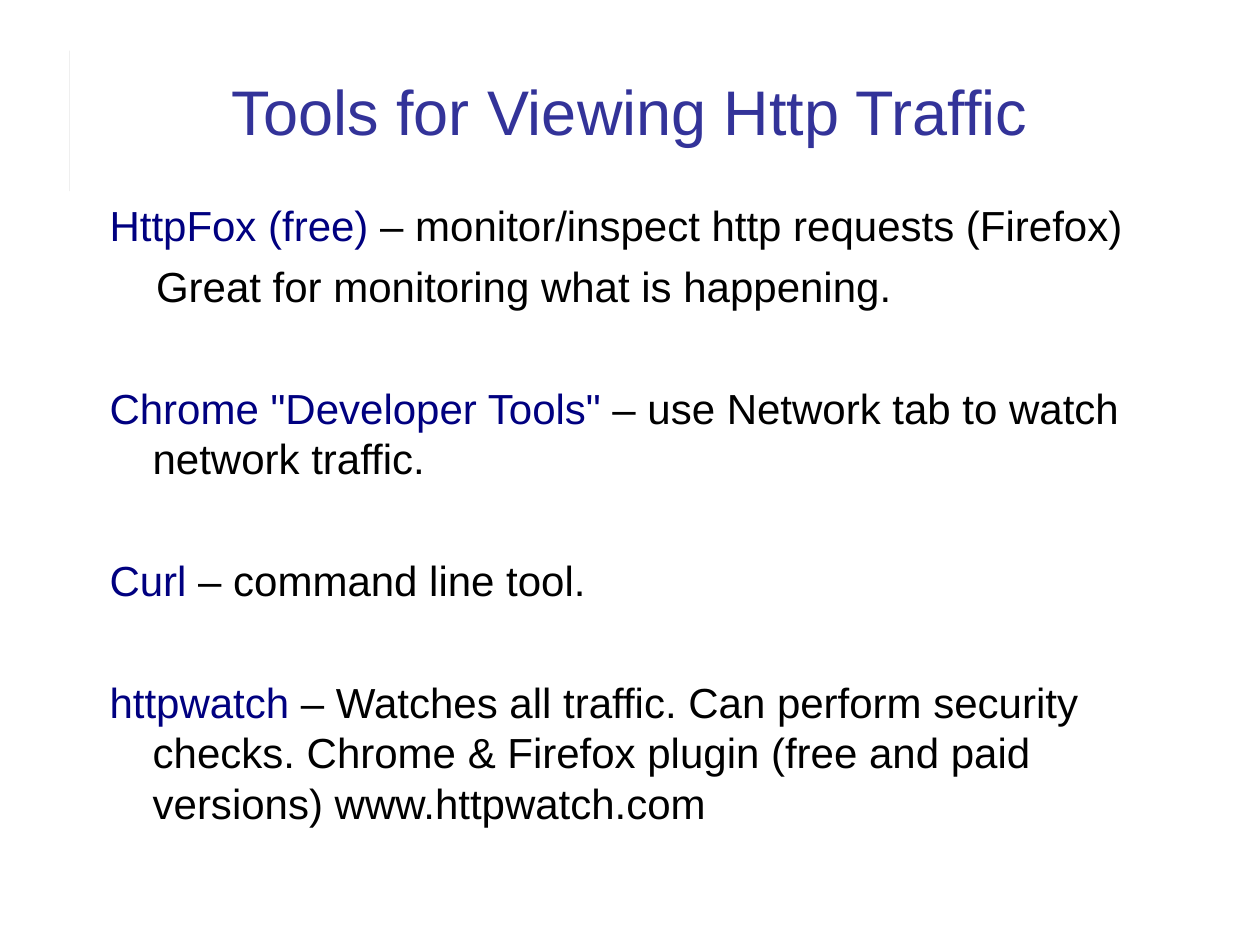
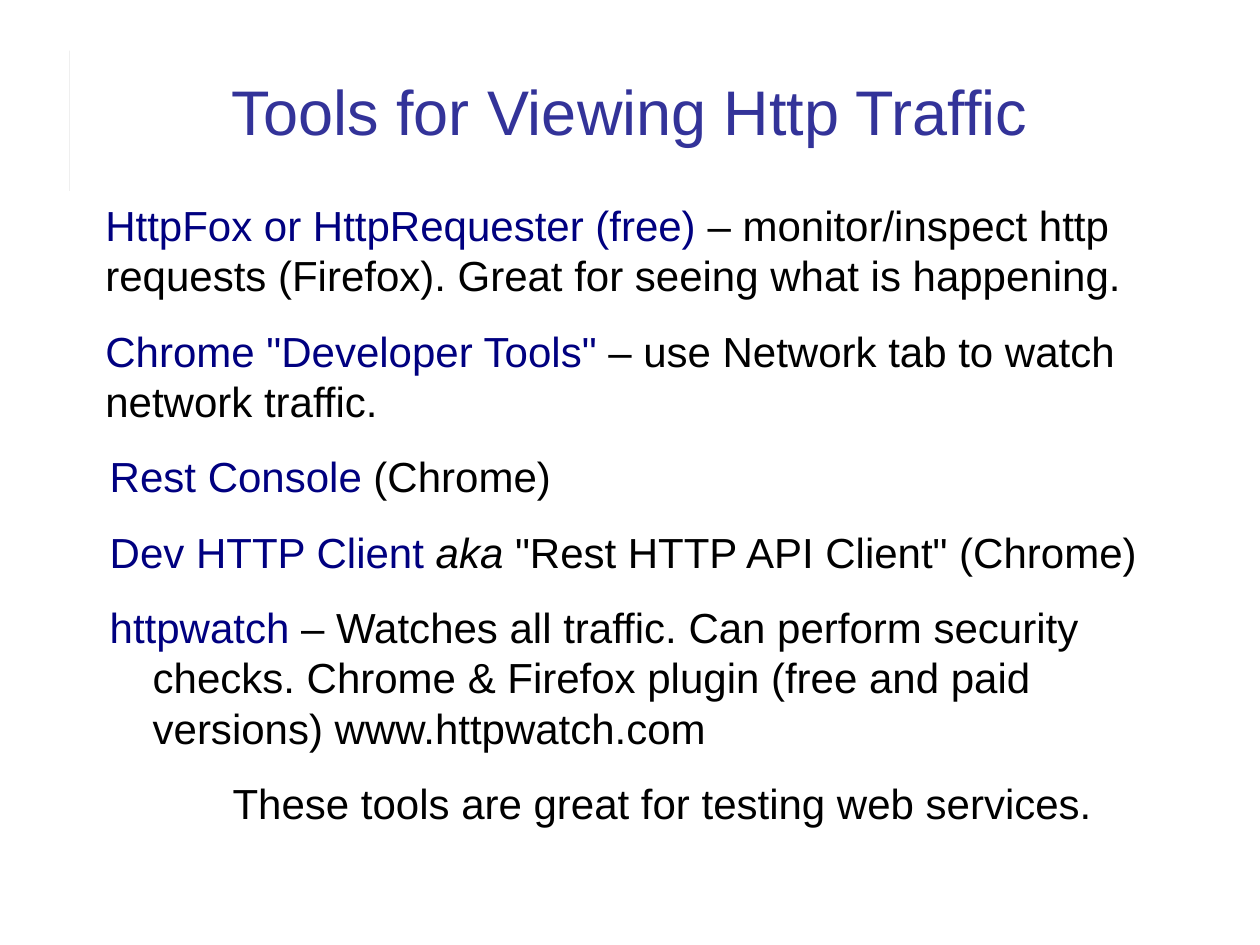
Before and after one commit to cpske/ISP, a slide deck: slide 21 of web/HTTP.ppt (slide 12 before the commit). Drawn at 1260x945 pixels with LibreOffice and Linux fonts; fonts in the diff are those of the drawing. Boxes give left, top, right and bottom in pixels: in the first picture for what was removed or moved away, otherwise in the second. Text is boxed around its words. In the diff, an @@ line names an element or a change of style, - is before the commit and + after.

```diff
--- a/web/HTTP.ppt
+++ b/web/HTTP.ppt
@@ text at (105,210,1121,300): text changed @@
-HttpFox (free) – monitor/inspect http requests (Firefox)
-Great for monitoring what is happening.
+HttpFox or HttpRequester (free) – monitor/inspect http requests (Firefox). Great for seeing what is happening.
@@ text at (105,336,1115,752): indent changed; more space between paragraphs @@
@@ text at (110,461,1136,576): text changed @@
-Curl – command line tool.
+Rest Console (Chrome)
+Dev HTTP Client aka "Rest HTTP API Client" (Chrome)
@@ text at (233,788,1092,828): paragraph added @@
+These tools are great for testing web services.
```
Also in this commit, not shown: 12 other slides changed, 21 other files.
